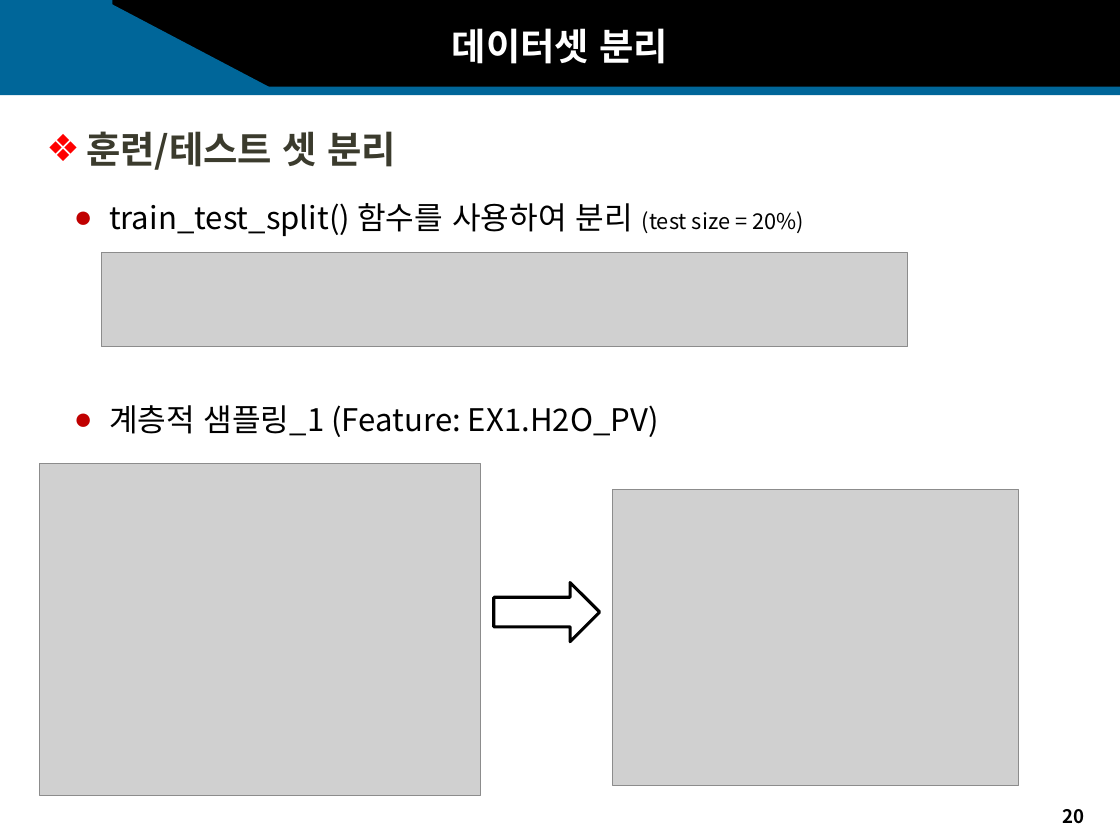
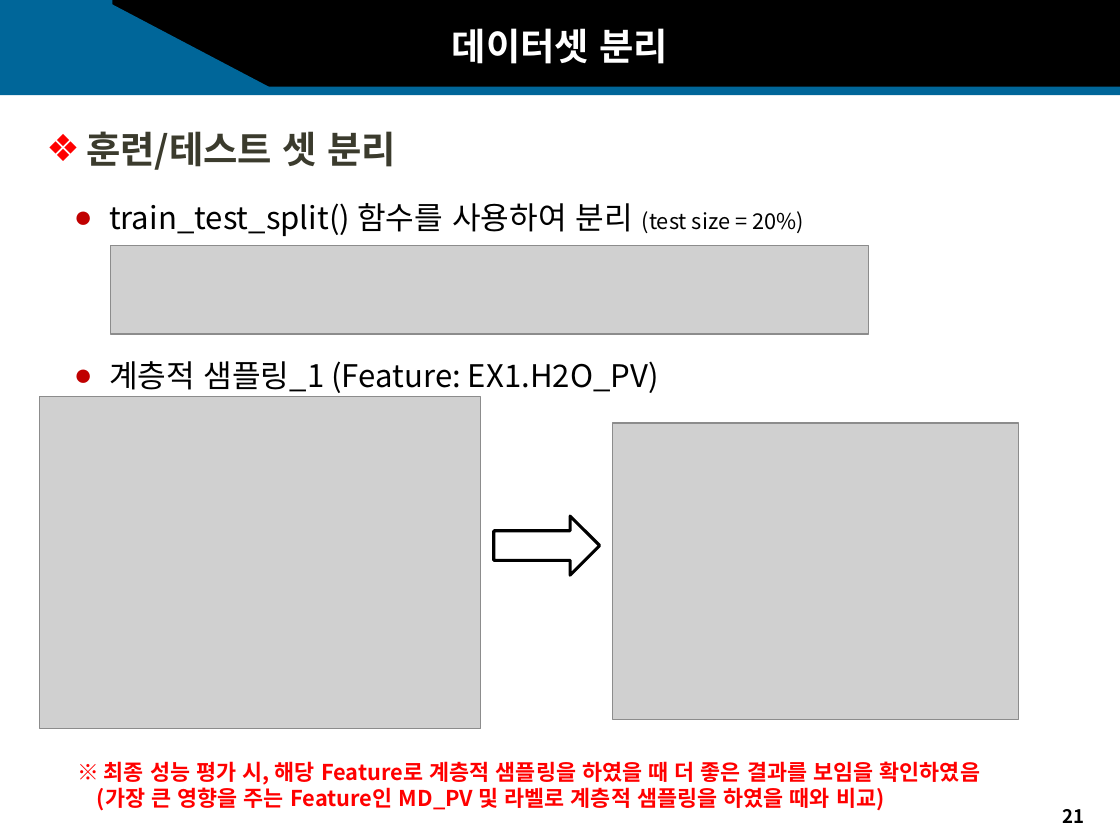
Before and after one commit to sakura09040904/Portfolio, a slide deck: slide 21 of 2. 1학년2학기/1. 어프렌티스 프로젝트/11주차_기말프로젝트/11주차_과제_발표자료.pptx (slide 20 before the commit). Drawn at 1120x840 pixels with LibreOffice and Linux fonts; fonts in the diff are those of the drawing; grey boxes stand for pictures; background and template pictures are left out. Boxes give left, top, right and bottom in pixels: in the first picture for what was removed or moved away, otherwise in the second. Text is boxed around its words. In the diff, an @@ line names an element or a change of style, - is before the commit and + after.

```diff
--- a/2. 1학년2학기/1. 어프렌티스 프로젝트/11주차_기말프로젝트/11주차_과제_발표자료.pptx
+++ b/2. 1학년2학기/1. 어프렌티스 프로젝트/11주차_기말프로젝트/11주차_과제_발표자료.pptx
@@ picture: place and size @@
-picture at (102, 252, 908, 346)
+picture at (110, 245, 868, 334)
@@ text "계층적 샘플링_1 (Feature: EX1.H2O_PV)": place and size @@
-text "계층적 샘플링_1 (Feature: EX1.H2O_PV)" at (109, 405, 659, 437)
+text "계층적 샘플링_1 (Feature: EX1.H2O_PV)" at (109, 361, 659, 393)
@@ picture: place and size @@
-picture at (39, 464, 480, 795)
+picture at (39, 396, 480, 728)
@@ picture: place and size @@
-picture at (613, 489, 1018, 785)
+picture at (613, 423, 1018, 719)
@@ right arrow: place and size @@
-right arrow at (494, 582, 599, 642)
+right arrow at (494, 516, 599, 576)
@@ text added at (97, 761, 980, 811), 14 pt, text #FF0000, bold @@
+※ 최종 성능 평가 시, 해당 Feature로 계층적 샘플링을 하였을 때 더 좋은 결과를 보임을 확인하였음
+(가장 큰 영향을 주는 Feature인 MD_PV 및 라벨로 계층적 샘플링을 하였을 때와 비교)
@@ page number at (1062, 809, 1084, 823): text changed @@
-20
+21
```
Also in this commit, not shown: 2 other slides changed, 3 slides added, 52 other files.
